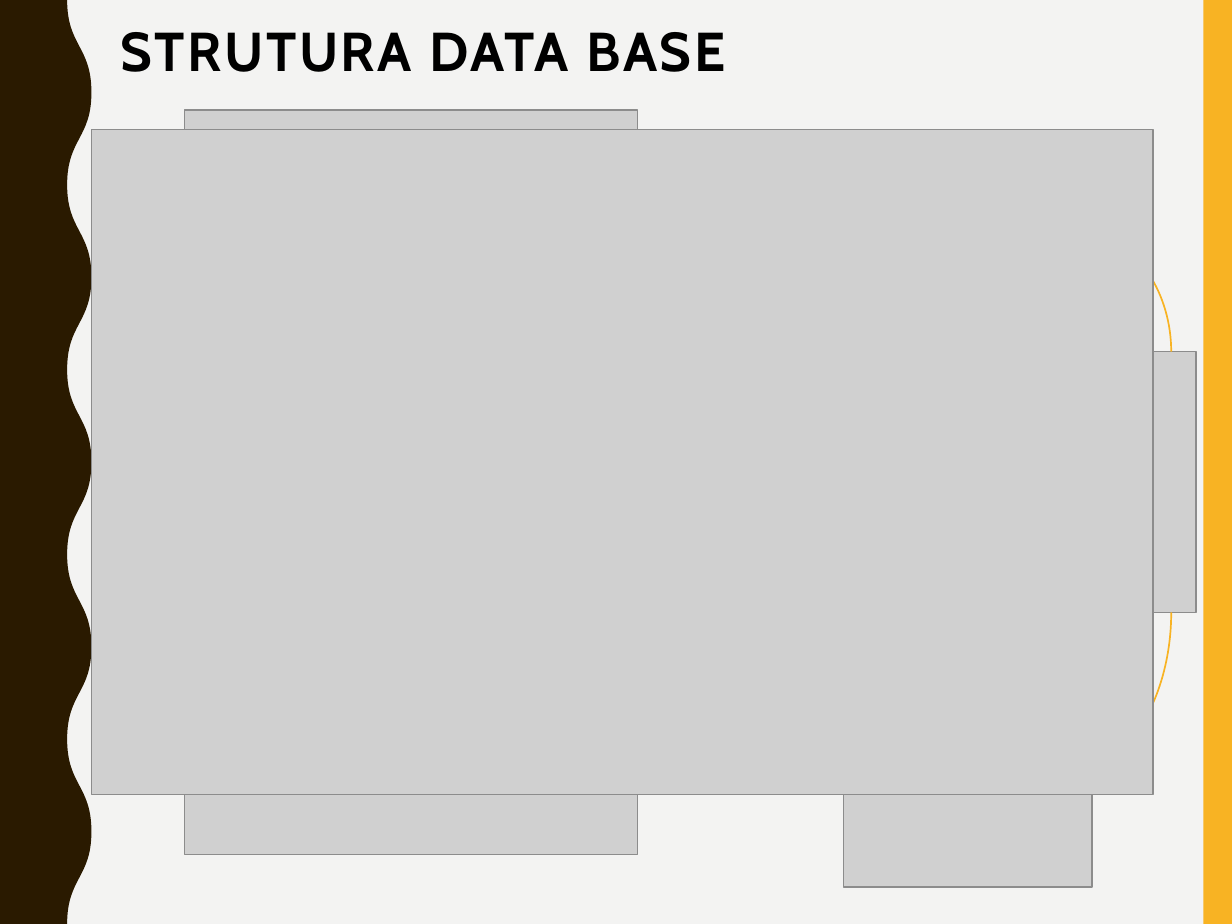
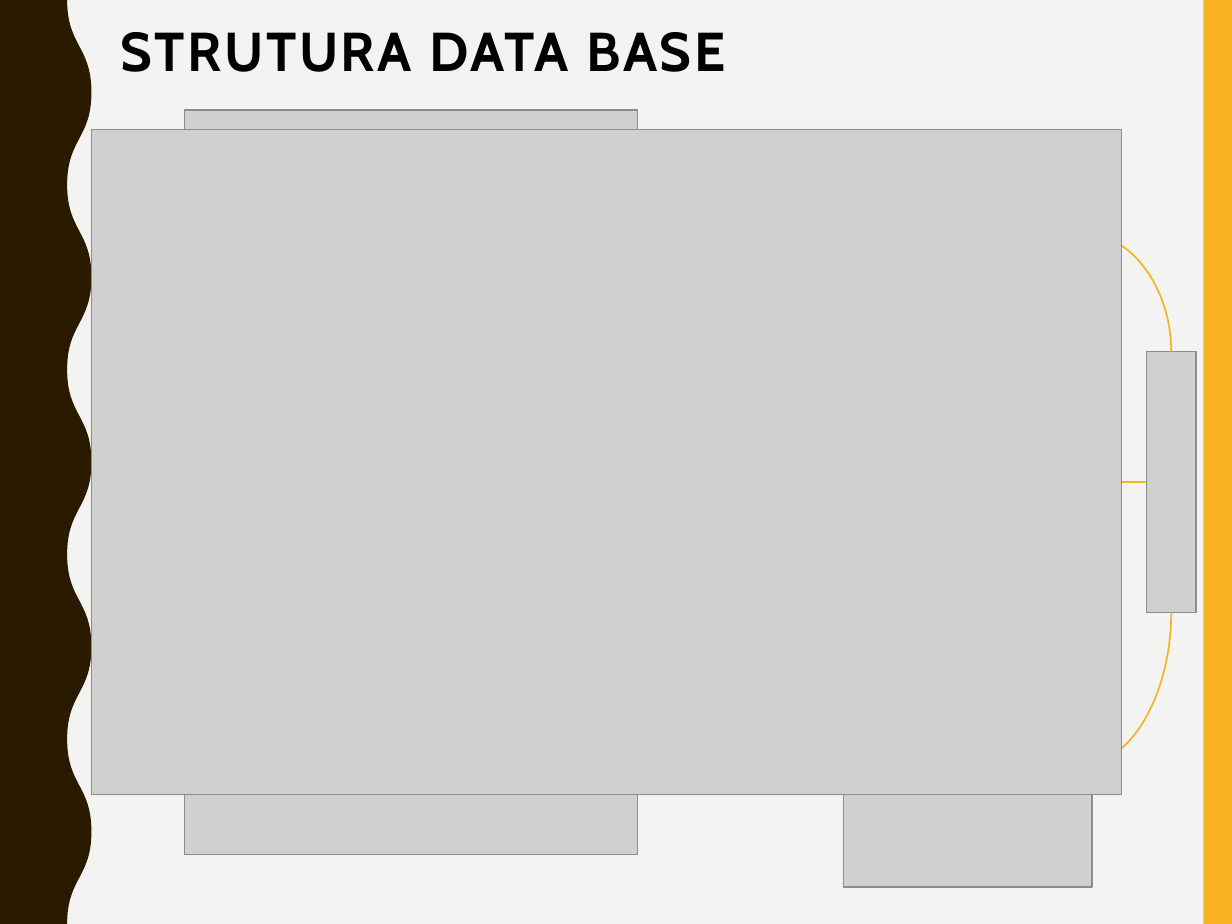
Before and after one commit to RiccardoSC2050/Progetto-ingegneria-del-software_1092954_1092457, a slide deck: slide 19 of presentazione/pw/Presentazione_Progetto_Ingegneria_Software(1).pptx. Drawn at 1232x924 pixels with LibreOffice and Linux fonts; fonts in the diff are those of the drawing; grey boxes stand for pictures. Boxes give left, top, right and bottom in pixels: in the first picture for what was removed or moved away, otherwise in the second. Text is boxed around its words. In the diff, an @@ line names an element or a change of style, - is before the commit and + after.

```diff
--- a/presentazione/pw/Presentazione_Progetto_Ingegneria_Software(1).pptx
+++ b/presentazione/pw/Presentazione_Progetto_Ingegneria_Software(1).pptx
@@ picture: place and size @@
-picture at (91,129,1153,795)
+picture at (91,129,1121,795)
@@ arrow added from (1146, 482) to (1092, 482), #F8B323 1 pt @@
```
Also in this commit, not shown: 3 other slides changed, 23 slides added, 2 slides removed, 5 other files.
